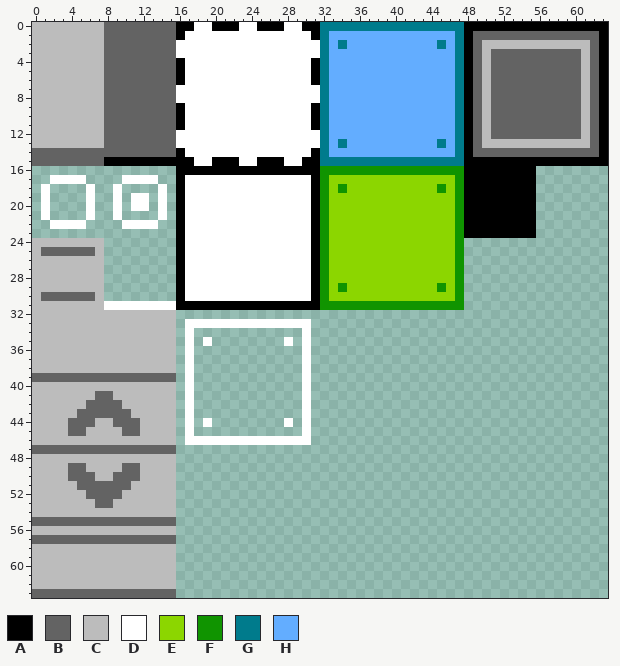
File history of a pixel-art sprite, res/textures/ui_elements.png. The picture above is the old version.
The file is 64x64 pixels.
Palette (. is transparent): A #000000  B #636363  C #bcbcbc  D #ffffff  E #8cd600  F #109400  G #007b8c  H #63adff
Pixels before (only the part around the change), first column x 11:
43 CCCCC.D............D......................
44 BCCCC.D.D........D.D......................
45 BCCCC.D............D......................
46 CCCCC.DDDDDDDDDDDDDD......................
47 BBBBB.....................................
48 CCCCC.....................................
49 BCCCC.....................................
50 BCCCC.....................................
51 CCCCC.....................................
52 CCCCC.....................................
53 CCCCC.....................................
54 CCCCC.....................................
55 BBBBB.....................................
56 CCCCC.....................................
57 BBBBB.....................................
58 CCCCC.....................................
59 CCCCC.....................................
60 CCCCC.....................................
61 CCCCC.....................................
62 CCCCC.....................................
63 BBBBB.....................................
After:
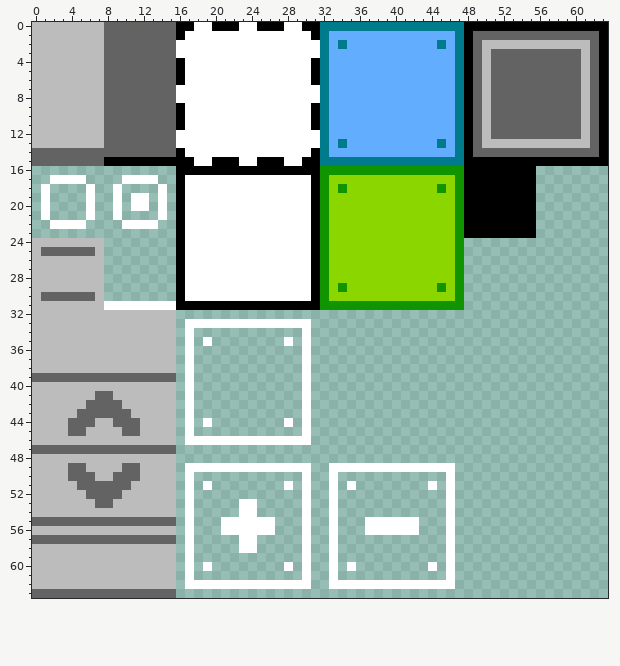
Message: Started adding level resize buttons
Difference:
Changed rows in their new state; - is an unchanged pixel.
first column x 17:
49 DDDDDDDDDDDDDD--DDDDDDDDDDDDDD
50 D------------D--D------------D
51 D-D--------D-D--D-D--------D-D
52 D------------D--D------------D
53 D-----DD-----D--D------------D
54 D-----DD-----D--D------------D
55 D---DDDDDD---D--D---DDDDDD---D
56 D---DDDDDD---D--D---DDDDDD---D
57 D-----DD-----D--D------------D
58 D-----DD-----D--D------------D
59 D------------D--D------------D
60 D-D--------D-D--D-D--------D-D
61 D------------D--D------------D
62 DDDDDDDDDDDDDD--DDDDDDDDDDDDDD
Boxes around the changes in both pictures, in picture pixels (x1, y1, x2, y2):
added: (185, 463, 455, 589)
